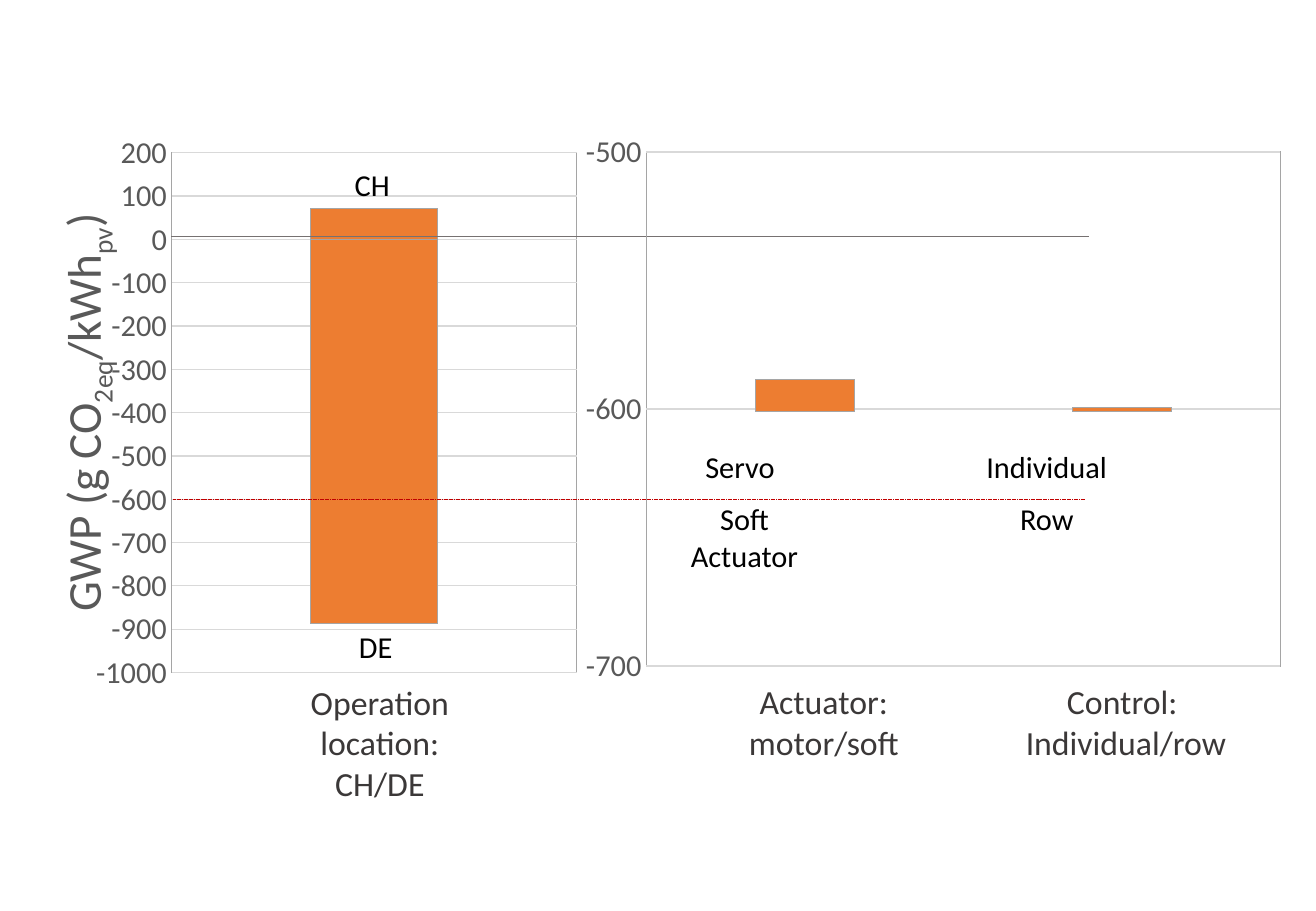
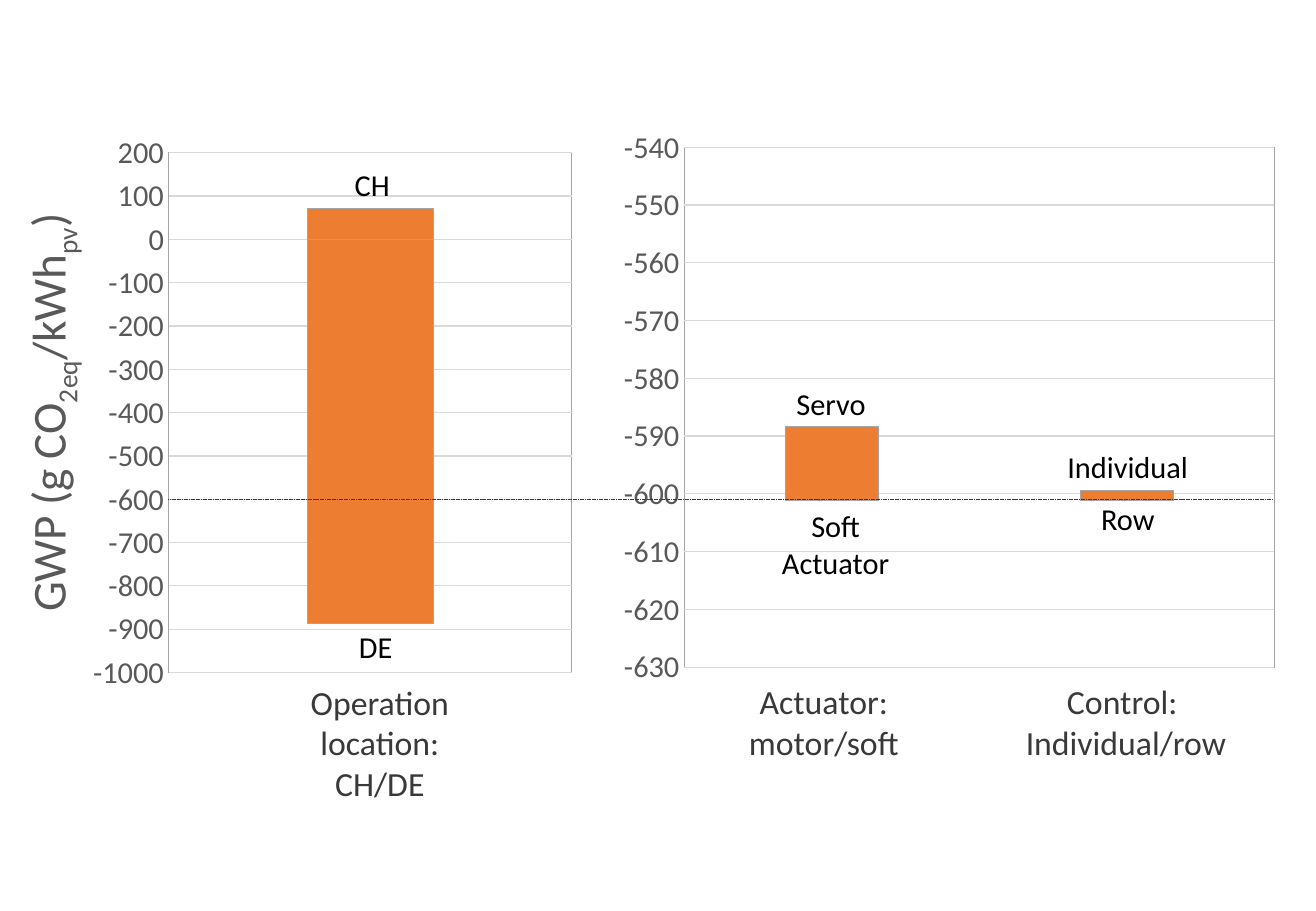
Before and after one commit to architecture-building-systems/LCA_Paper, a slide deck: slide 22 of elsarticle/Images/Thesis charts.pptx. Drawn at 1316x911 pixels with LibreOffice and Linux fonts; fonts in the diff are those of the drawing. Boxes give left, top, right and bottom in pixels: in the first picture for what was removed or moved away, otherwise in the second. Text is boxed around its words. In the diff, an @@ line names an element or a change of style, - is before the commit and + after.

Commit message:
sensitivity

```diff
--- a/elsarticle/Images/Thesis charts.pptx
+++ b/elsarticle/Images/Thesis charts.pptx
@@ column stacked chart at <box>15,120,665,694</box> @@
@@ plot area changed @@
@@ column stacked chart: place and size @@
-column stacked chart at <box>50,120,665,694</box>
+column stacked chart at <box>15,120,665,694</box>
@@ column stacked chart at <box>587,123,1295,696</box> @@
@@ Series 1, 1: -590 to -588 @@
@@ Series 2, 1: -10 to -13 @@
@@ Series 2, 2: 0 to -2 @@
@@ value axis changed @@
@@ plot area changed @@
@@ column stacked chart: place and size @@
-column stacked chart at <box>571,123,1294,696</box>
+column stacked chart at <box>587,123,1295,696</box>
@@ line removed from (171, 237) to (1090, 237) @@
@@ text "Servo": place and size @@
-text "Servo" at <box>705,458,774,479</box>
+text "Servo" at <box>796,395,865,416</box>
@@ text "Individual": place and size @@
-text "Individual" at <box>986,457,1106,479</box>
+text "Individual" at <box>1067,457,1187,479</box>
@@ line moved from (174, 499) - (1085, 499) to (168, 499) - (1273, 499) @@
@@ text "Soft": place and size @@
-text "Soft" at <box>691,509,798,568</box>
+text "Soft" at <box>782,516,889,575</box>
@@ text "Row": place and size @@
-text "Row" at <box>1020,510,1073,531</box>
+text "Row" at <box>1101,510,1154,531</box>
```
